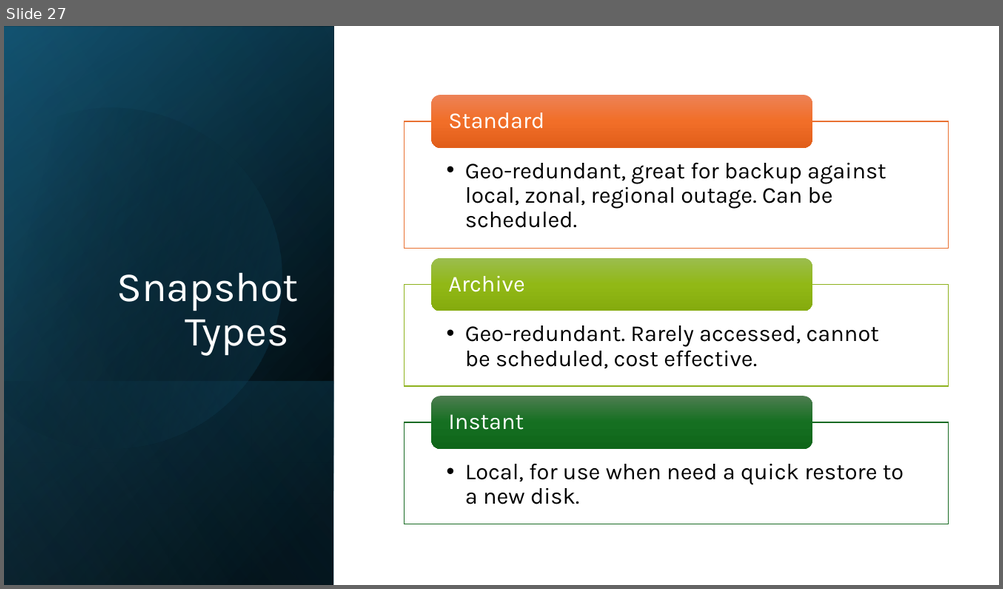
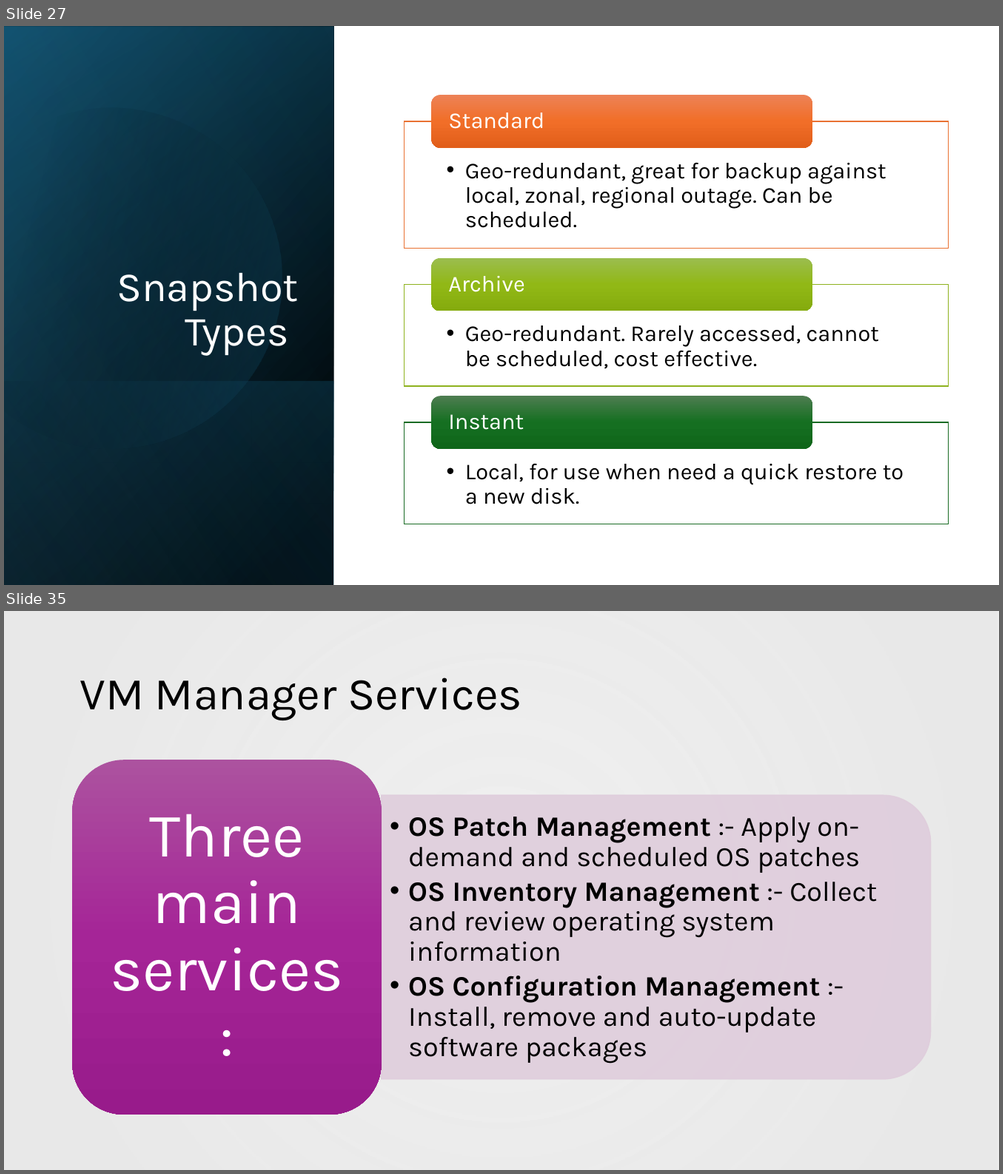
Before and after one commit to lkdrall/GCP-Professional, a slide deck: Module-2 Project, Compute.pptx. Shown one above the other, each under a label of ours: slide 27 before the commit, slides 27 and 35 after it; the slides between them are not shown. The pictures are 1003x589 and 1003x1174 pixels, drawn with LibreOffice and Linux fonts; fonts in the diff are those of the drawing; background and template pictures are left out. Boxes give left, top, right and bottom in pixels: in the first picture for what was removed or moved away, otherwise in the second. Text is boxed around its words. In the diff, an @@ line names an element or a change of style, - is before the commit and + after.

```diff
--- a/Module-2 Project, Compute.pptx
+++ b/Module-2 Project, Compute.pptx
@@ slide 35 added at <box>4,611,999,1170</box>, background picture (left out) @@
@@ rectangle added at <box>4,611,999,1170</box>, fill gradient #E8E8E8 @@
@@ title added at <box>79,678,522,721</box>, 44 pt, text #000000 @@
+VM Manager Services
@@ group added at <box>73,760,930,1116</box>: 2 texts, 1 round same rect, 1 rounded rectangle @@
+  • OS Patch Management :- Apply on-demand and scheduled OS patches
+  • OS Inventory Management :- Collect and review operating system information
+  • OS Configuration Management :- Install, remove and auto-update software packages
+Three main services:
```
Also in this commit, not shown: 8 other slides added.
